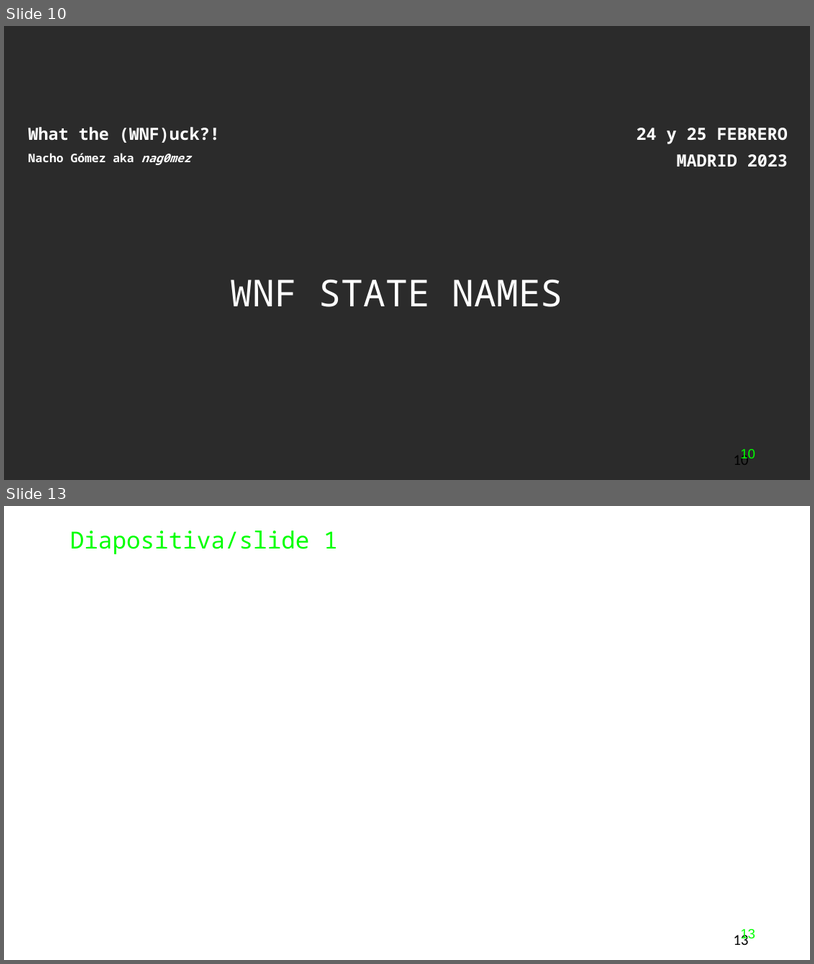
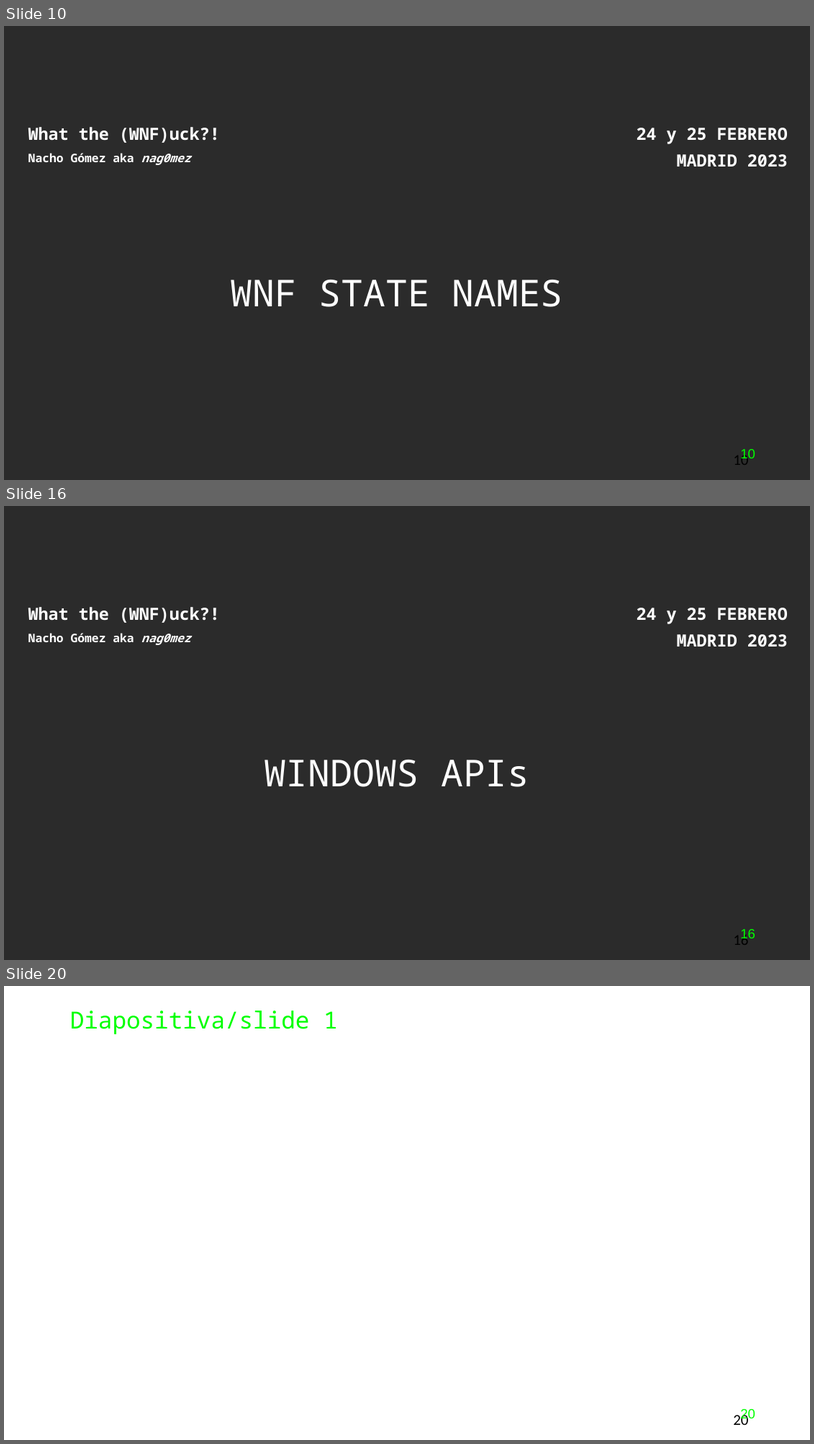
Before and after one commit to Nagomez97/WNFuck, a slide deck: h-c0n_PPT_template_2023-v2.pptx. Shown one above the other, each under a label of ours: slides 10 and 13 before the commit, slides 10, 16 and 20 after it; the slides between them are not shown. The pictures are 814x964 and 814x1444 pixels, drawn with LibreOffice and Linux fonts; fonts in the diff are those of the drawing; background and template pictures are left out; a plain dark background stands for a picture behind light text. Boxes give left, top, right and bottom in pixels: in the first picture for what was removed or moved away, otherwise in the second. Text is boxed around its words. In the diff, an @@ line names an element or a change of style, - is before the commit and + after.

```diff
--- a/h-c0n_PPT_template_2023-v2.pptx
+++ b/h-c0n_PPT_template_2023-v2.pptx
@@ slide 16 added at box(4, 506, 810, 960), background picture (left out); not listed: 1 template element that a slide beside it also shows @@
@@ text added at box(28, 607, 220, 645), 14 pt, text #FFFFFF, bold @@
+What the (WNF)uck?!
+Nacho Gómez aka nag0mez
@@ text added at box(264, 759, 530, 787), 44 pt, text #FFFFFF @@
+WINDOWS APIs
@@ page number added at box(733, 932, 748, 944), 16 pt, text #00FF00 @@
+16
@@ page number added at box(741, 929, 756, 941), 18 pt, text #000000 @@
+16
@@ what was slide 13 is now slide 20 @@
@@ page number at box(733, 1412, 748, 1424): text changed @@
-13
+20
@@ page number at box(741, 1409, 756, 1421): text changed @@
-13
+20
```
Also in this commit, not shown: 1 slide changed, 6 other slides added, 18 other files.
